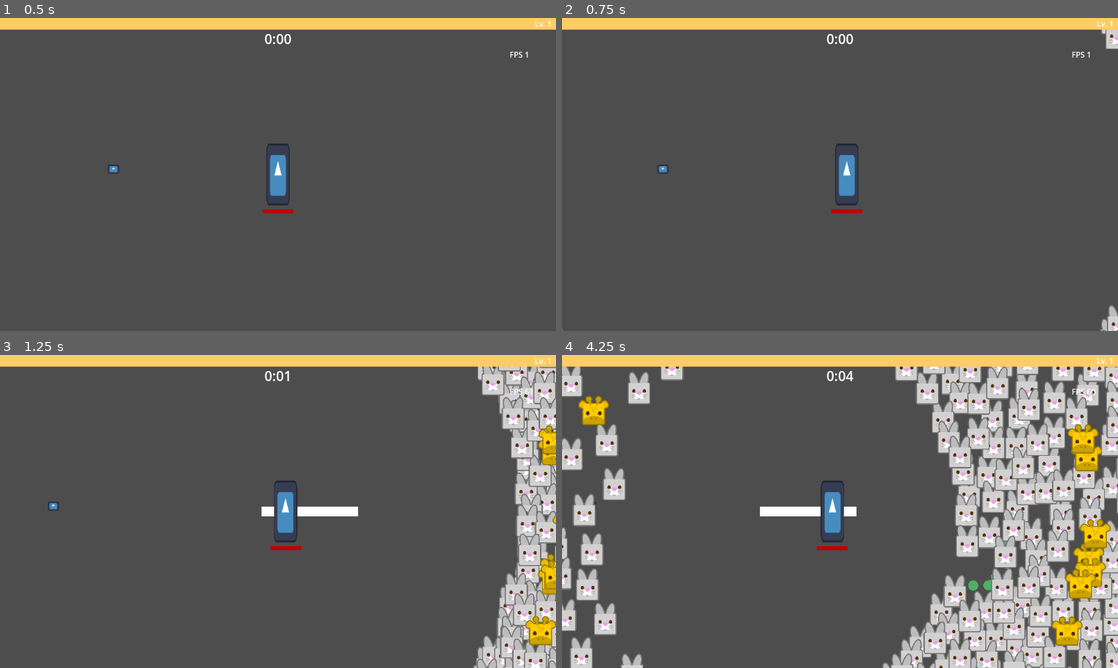
Above: before the commit, frames 1-4 (two rows, left to right).
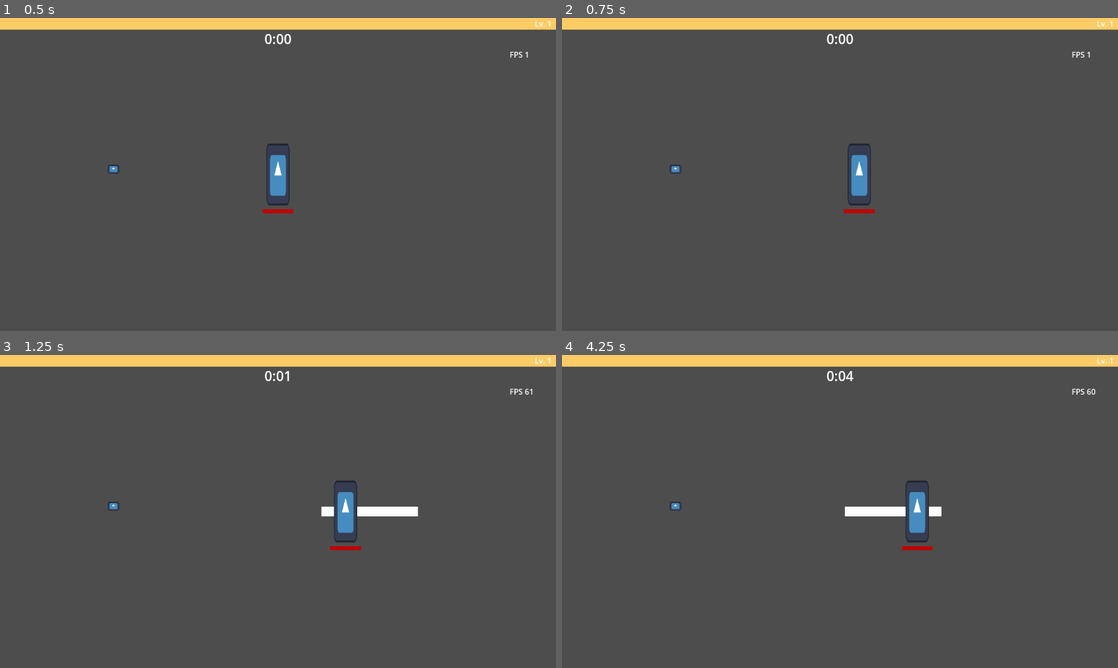
Above: after the commit, the same moments.

Repository: Boushitou/Q3_Nil_Survivor
Game: Godot game, scene res://Scenes/main_game.tscn
The game is run twice, just before and just after one commit, with the same random seed, the same clock (stepped at 60 frames per second) and the same inputs. The engine's default icon, where the game draws it, is replaced by a stand-in: a white triangle on a blue panel in a dark square.
Inputs:
- Up to frame 1 (0.5 s): no input
- Up to frame 2 (0.75 s): tap Enter at 0.5 s; hold D (move_right) from 0.53 s (still down)
- Up to frame 3 (1.25 s): keep holding D (move_right)
- Up to frame 4 (4.25 s): release D (move_right) at 1.28 s; hold S (move_down) 1.28-2.03 s; hold D (move_right) 2.03-2.78 s; hold W (move_up) 2.78-3.53 s; hold Q (move_left) from 3.53 s (still down)

Frame 1 is identical in both runs. In frame 2, 1.2% of the frame differs, in the area x 0-100%, y 3-100%; in frame 3, 11%; in frame 4, 34%.
Error after the commit: Parse Error: Cannot assign a value of type float to variable "new_position" with specified type Vector2. (res://Scripts/Items/Experience.gd:53)

Commit message:
Finished setting variables and statics methods type in all project (except places where it could be useful)

Diff:
--- a/Scripts/Systems/CameraFollow.gd
+++ b/Scripts/Systems/CameraFollow.gd
@@ -8,29 +8,29 @@
 @export_range(1, 10) var distance_scale : float
 
 
-func _ready():
+func _ready() -> void:
 	target = $"../Player/Body"
 	if target != null:
 		old_target_pos = target.position
 
 
-func _process(delta):
+func _process(delta) -> void:
 	if target != null:
 		smooth_follow(delta)
 
 
-func smooth_follow(delta):
-	var distance = old_target_pos.distance_to(target.position)
+func smooth_follow(delta) -> void:
+	var distance : float = old_target_pos.distance_to(target.position)
 
 	old_target_pos = target.position
 
-	var dynamic_smooth_factor = smooth_factor + (distance * distance_scale)
+	var dynamic_smooth_factor : float = smooth_factor + (distance * distance_scale)
 
 	position = Utilities.exp_decay(position, target.position, dynamic_smooth_factor, delta)
 
 
 func get_spawn_distance(camera_buffer : int) -> float:
-	var screen_size = get_viewport_rect().size
+	var screen_size : Vector2 = get_viewport_rect().size
 	return screen_size.length() * 0.5 + camera_buffer
 
 
@@ -38,8 +38,8 @@
 	if target == null:
 		return Vector2.ZERO
 
-	var angle = randf() * TAU
-	var spawn_offset = Vector2(cos(angle), sin(angle)) * spawn_distance
-	var spawn_position = target.global_position + spawn_offset
+	var angle : float = randf() * TAU
+	var spawn_offset : Vector2 = Vector2(cos(angle), sin(angle)) * spawn_distance
+	var spawn_position : Vector2 = target.global_position + spawn_offset
 
 	return spawn_position
--- a/Scripts/Systems/GameManager.gd
+++ b/Scripts/Systems/GameManager.gd
@@ -2,9 +2,9 @@
 class_name GameManager
 
 
-func _ready():
+func _ready() -> void:
 	SignalBus.connect("time_over", on_game_win)
 
 
-func on_game_win():
+func on_game_win() -> void:
 	print("Game Win")
--- a/Scripts/Systems/Health.gd
+++ b/Scripts/Systems/Health.gd
@@ -6,27 +6,27 @@
 var current_health : int
 var is_dead : bool = false
 
-var regeneration_time = 1.0
-var regeneration_timer = 0.0
+var regeneration_time : float = 1.0
+var regeneration_timer : float = 0.0
 
 signal has_died
 signal change_health_signal(current_health : int)
 signal health_upgrade_signal(total_health : int)
 
-func _ready():
+func _ready() -> void:
 	current_health = total_health
 
 
-func init_health():
+func init_health() -> void:
 	current_health = total_health
 	is_dead = false
 
 
-func _process(delta):
+func _process(delta) -> void:
 	health_regeneration_tick(delta)
 
 
-func take_damage(amount : int):
+func take_damage(amount : int) -> void:
 	if is_dead:
 		return
 
@@ -39,7 +39,7 @@
 
 	change_health_signal.emit(current_health)
 
-func heal(amount : int):
+func heal(amount : int) -> void:
 	if is_dead:
 		return
 
@@ -47,16 +47,16 @@
 	current_health = total_health if current_health > total_health else current_health
 
 
-func upgrade_health(amount : int):
+func upgrade_health(amount : int) -> void:
 	total_health += amount
 	health_upgrade_signal.emit(total_health)
 
 
-func upgrate_health_regeneration(amount : int):
+func upgrate_health_regeneration(amount : int) -> void:
 	health_regeneration += amount
 
 
-func health_regeneration_tick(delta):
+func health_regeneration_tick(delta) -> void:
 	if is_dead || health_regeneration <= 0:
 		return
 
@@ -67,6 +67,6 @@
 		change_health_signal.emit(current_health)
 
 
-func death():
+func death() -> void:
 	is_dead = true
 	emit_signal("has_died")
--- a/Scripts/Systems/Pooling/PoolInfoHolder.gd
+++ b/Scripts/Systems/Pooling/PoolInfoHolder.gd
@@ -4,6 +4,6 @@
 var object_name : String
 var inactive_object : Array
 
-func _init(new_name : String):
+func _init(new_name : String) -> void:
 	object_name = new_name
 	inactive_object = []
--- a/Scripts/Systems/Stats.gd
+++ b/Scripts/Systems/Stats.gd
@@ -5,7 +5,7 @@
 var speed : float
 var power : int
 
-var level = 1
+var level : int = 1
 
 func get_damage() -> int:
 	return power
--- a/Scripts/Systems/TimerSurvival.gd
+++ b/Scripts/Systems/TimerSurvival.gd
@@ -1,14 +1,14 @@
 extends Node
 class_name TimerSurvival
 
-var max_time = 1800.0 #30 minutes
-var elapsed_time = 0.0 #To check every minutes
-var current_time = 0.0 #total time elapsed
-var time_is_over = false
+var max_time : float = 1800.0 #30 minutes
+var elapsed_time : float = 0.0 #To check every minutes
+var current_time : float = 0.0 #total time elapsed
+var time_is_over : bool = false
 
 @export var timer_label : Label
 
-func _process(delta):
+func _process(delta) -> void:
 	if time_is_over:
 		return
 
@@ -24,8 +24,8 @@
 		elapsed_time = 0.0
 		SignalBus.emit_signal("minute_passed")
 
-	var minutes = int(current_time / 60.0)
-	var seconds = int(fmod(current_time, 60.0))
+	var minutes : float = int(current_time / 60.0)
+	var seconds : float = int(fmod(current_time, 60.0))
 
 	if timer_label:
 		timer_label.text = str(minutes) + ":" + str(seconds).pad_zeros(2)
--- a/Scripts/UIs/FpsCounter.gd
+++ b/Scripts/UIs/FpsCounter.gd
@@ -1,4 +1,4 @@
 extends Label
 
-func _process(_delta):
+func _process(_delta) -> void:
 	set_text("FPS %d" % Engine.get_frames_per_second())
--- a/Scripts/UIs/HealthBar.gd
+++ b/Scripts/UIs/HealthBar.gd
@@ -11,8 +11,8 @@
 	value = current_value
 
 
-func update_texture_value(current_health : int):
+func update_texture_value(current_health : int) -> void:
 	target_value = current_health
 
-func update_texture_max_value(total_health : int):
+func update_texture_max_value(total_health : int) -> void:
 	max_value = total_health
--- a/Scripts/Utils/Utilities.gd
+++ b/Scripts/Utils/Utilities.gd
@@ -2,7 +2,7 @@
 class_name Utilities
 
 #optimized lerp by Freya Holmer
-static func exp_decay(a, b, decay, delta):
+static func exp_decay(a, b, decay, delta) -> float:
 	return b + (a - b) * exp(-decay * delta)
 
 
@@ -12,8 +12,8 @@
 
 
 static func ease_in_back(t: float) -> float:
-	var c1 = 1.70158
-	var c3 = c1 + 1
+	var c1 : float = 1.70158
+	var c3 : float = c1 + 1
 	t = clamp(t, 0.0, 1.0)
 	return c3 * t * t * t - c1 * t * t
 
